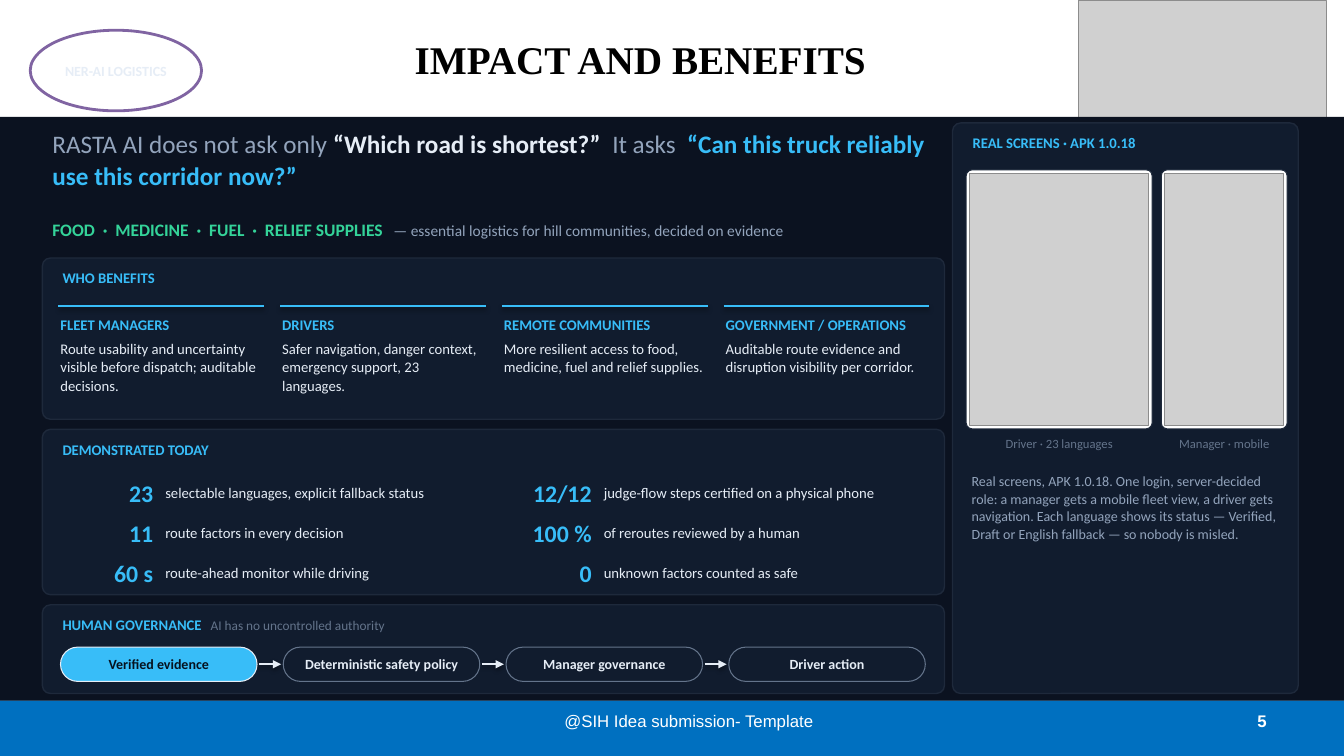
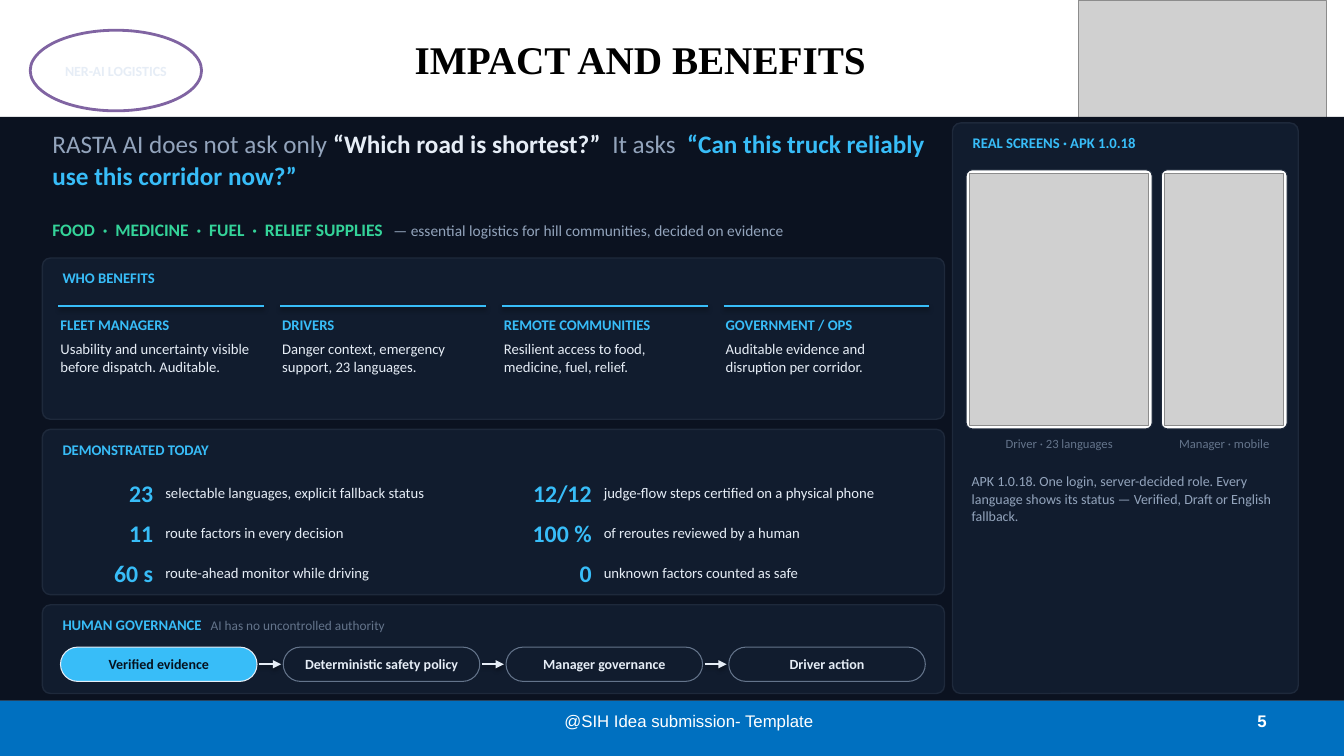
Before and after one commit to nxtlucifer/ner-ai-logistics, a slide deck: slide 5 of docs/submission/variants/RASTA_AI_SIH26002_TEAM17_V03_CONSOLE.pptx. Drawn at 1344x756 pixels with LibreOffice and Linux fonts; fonts in the diff are those of the drawing; grey boxes stand for pictures. Boxes give left, top, right and bottom in pixels: in the first picture for what was removed or moved away, otherwise in the second. Text is boxed around its words. In the diff, an @@ line names an element or a change of style, - is before the commit and + after.

```diff
--- a/docs/submission/variants/RASTA_AI_SIH26002_TEAM17_V03_CONSOLE.pptx
+++ b/docs/submission/variants/RASTA_AI_SIH26002_TEAM17_V03_CONSOLE.pptx
@@ text at (726, 320, 865, 375): text changed @@
-GOVERNMENT / OPERATIONS
-Auditable route evidence and disruption visibility per corridor.
+GOVERNMENT / OPS
+Auditable evidence and disruption per corridor.
@@ text at (60, 343, 249, 375): text changed @@
-Route usability and uncertainty visible before dispatch; auditable decisions.
+Usability and uncertainty visible before dispatch. Auditable.
@@ text at (282, 344, 445, 375): text changed @@
-Safer navigation, danger context, emergency support, 23 languages.
+Danger context, emergency support, 23 languages.
@@ text at (504, 343, 646, 374): text changed @@
-More resilient access to food, medicine, fuel and relief supplies.
+Resilient access to food, medicine, fuel, relief.
@@ text at (972, 476, 1271, 521): text changed @@
-Real screens, APK 1.0.18. One login, server-decided role: a manager gets a mobile fleet view, a driver gets navigation. Each language shows its status — Verified, Draft or English fallback — so nobody is misled.
+APK 1.0.18. One login, server-decided role. Every language shows its status — Verified, Draft or English fallback.
```
Also in this commit, not shown: 4 other slides changed, 50 other files.
